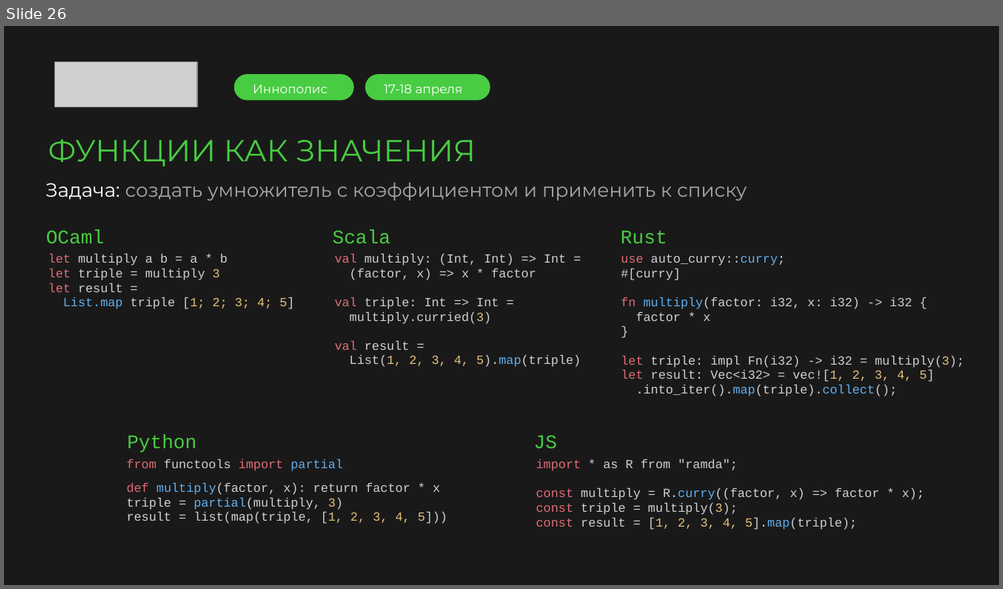
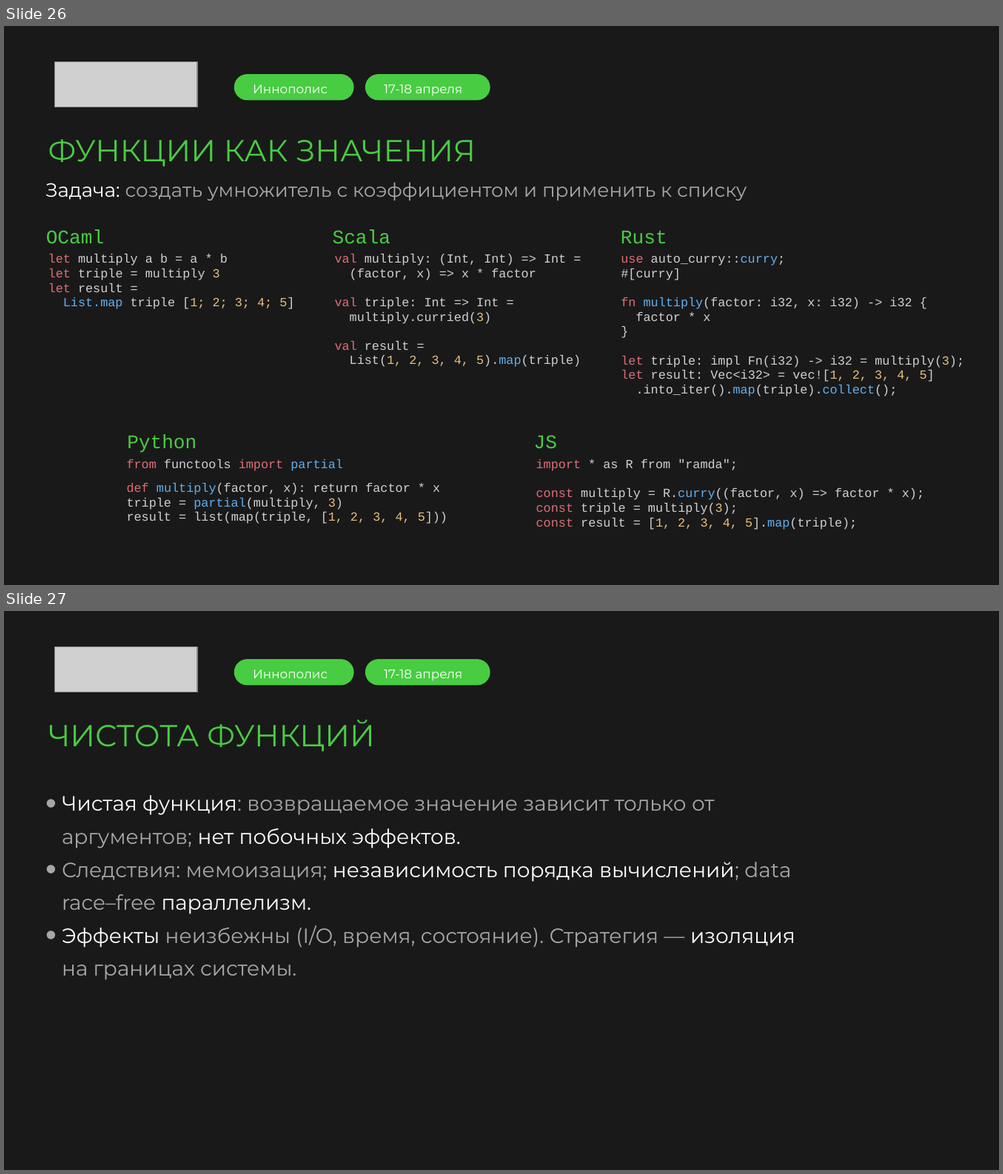
Before and after one commit to argent-smith/presentations, a slide deck: FP_Talk_2026/merge/presentation.pptx. Shown one above the other, each under a label of ours: slide 26 before the commit, slides 26 and 27 after it. The pictures are 1003x589 and 1003x1174 pixels, drawn with LibreOffice and Linux fonts; fonts in the diff are those of the drawing; grey boxes stand for pictures; background and template pictures are left out. Boxes give left, top, right and bottom in pixels: in the first picture for what was removed or moved away, otherwise in the second. Text is boxed around its words. In the diff, an @@ line names an element or a change of style, - is before the commit and + after.

```diff
--- a/FP_Talk_2026/merge/presentation.pptx
+++ b/FP_Talk_2026/merge/presentation.pptx
@@ slide 27 added at <box>4,611,999,1170</box>, background picture (left out) @@
@@ picture added at <box>55,647,197,692</box> @@
@@ rounded rectangle added at <box>233,659,353,684</box>, fill #48CC42 @@
@@ text added at <box>253,669,327,678</box>, 9 pt, text #FFFFFF @@
+Иннополис
@@ rounded rectangle added at <box>365,659,490,684</box>, fill #48CC42 @@
@@ text added at <box>384,669,463,681</box>, 9 pt, text #FFFFFF @@
+17-18 апреля
@@ text added at <box>48,720,375,752</box>, 22 pt, text #48CC42 @@
+ЧИСТОТА ФУНКЦИЙ
@@ text added at <box>62,795,795,980</box>, 15 pt, text #A7A7A7 @@
+• Чистая функция: возвращаемое значение зависит только от аргументов; нет побочных эффектов.
+• Следствия: мемоизация; независимость порядка вычислений; data race–free параллелизм.
+• Эффекты неизбежны (I/O, время, состояние). Стратегия — изоляция на границах системы.
```
Also in this commit, not shown: 6 other slides added, 1 other file.
